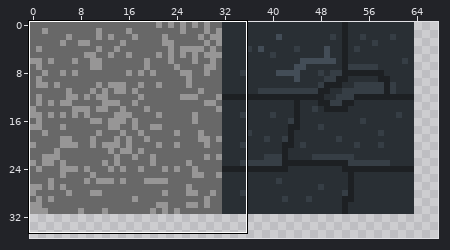
Pixel-art file, stored at Assets/Sprites/Tiles.aseprite. Above, an overview of the earlier version with the close-up marked.
Close-up. First the earlier version:
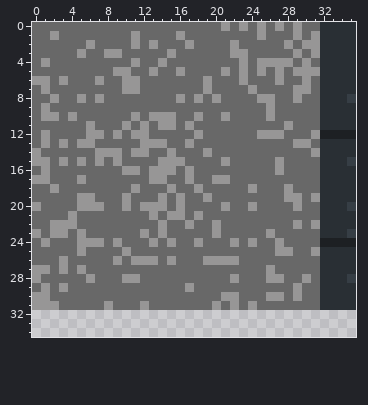
256x256 pixels, 1 frame. Colours within 5 levels of each other are drawn and written as one. Shown: x 0..35, y 0..34. The wide view leaves out empty margins.
New version:
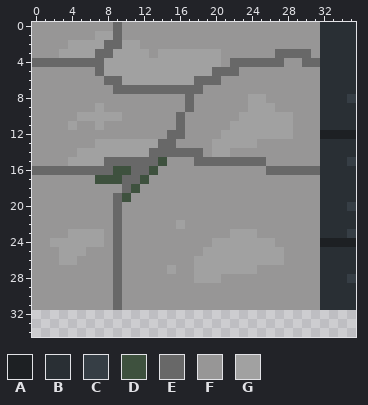
Palette (. is transparent): A #1d2023  B #292f34  C #363e45  D #3e513e  E #686868  F #979696  G #a1a1a1
Changes in this commit:
Changed rows in their new state; - is an unchanged pixel.
first column x 0:
 0 FFFFFFFFF-FFFFFFFFFFF-F-F-F-F-FF
 1 FF-FFFFGG-F-FFFF-FFFFFFFF-FFF-F-
 2 FFFFGGGG--GGF-FFF-FFFF-FFFFF-F--
 3 FFFGGGG-EGGGGFGGGGGGGF--FFF--E--
 4 -E------GGGGGGGGGGGGGF-E-EEE-FE-
 5 FFFFFFF-GGGGGGGGGGGG-E--F-F-F---
 6 --F-FFF---GGGGGGGG-E-FF-FFF-FF-F
 7 F-FFFFFFF-EE--------FFFF-FFFF--F
 8 FF-FF-F-FFFFFFFF---F-FFFGG-FF-FF
 9 F-FFFFFGFFFFFFFFF-FFFFFFGGGFFFFF
10 F--F-GGGGGF-F----F-FF-FGGGGGGFFF
11 FFFFGF-GFF-F-F----FFFFGGGGGGGFFF
12 F-FFFF--F-F--FF--F-FFGGGGGGGGFF-
13 F-F-F--GGGGGGGE-F-FFGGGGGFFFF--F
14 -FFFFGGGGGGGG--E----GGFFFFFFFFF-
15 --F-GGGG-E----D--F---E----F-FFFF
16 -E-------DDE-D--F-FFFFFFFF-E----
17 --FFF-FDDD--D--FF-FF--FFFFFFFFFF
18 FF-FFFFFFF-DFFF-FF-FFFFF-FFF-FFF
19 FFFFF--FF-DFFF-F-FF-FFFFFFFF--F-
20 -FFFF---F--F---F-FFFF-FF-FFFF-FF
21 FFFF-FFFF-FFF-F--F-FFFFFFFFFFFFF
22 FF---FFFF-FFFF-FG-FF-FFFFFFFF-F-
23 -F--GGGGF-FF-F-FFFFF-FGGGF-FFFFF
24 F-GGGGGGFEFFF-F-FF-FGGGGGGG-FFFF
25 FFFGGGFFF--FFFFFFFFGGGGGGGGG-FF-
26 FFFGGFFFFEF---F-FFGGGGGGGGGGFFFF
27 --F-F-FFF-FFFFFGFFGGGGGGGF-FFFFF
28 -FFFFF-FF---FFFFFFGGGF-FFF--FF-F
29 F-F-FFFFF-FFFFFFF-FFFFFFFFFFF-FF
30 --FFFFFFF-FFFFFFFFFFF--FFF--F-FF
31 ---FFFFF--FF-FFFFFFF-F-F-FFFFFFF
Changed places in both close-ups, as pixel boxes (x1, y1, x2, y2):
changed: (32, 22, 320, 310)
